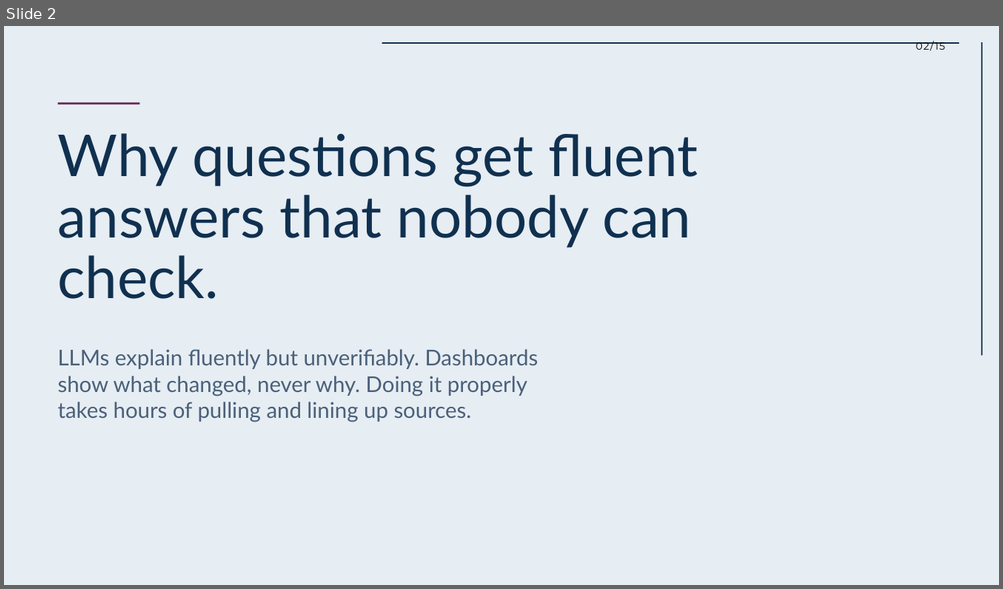
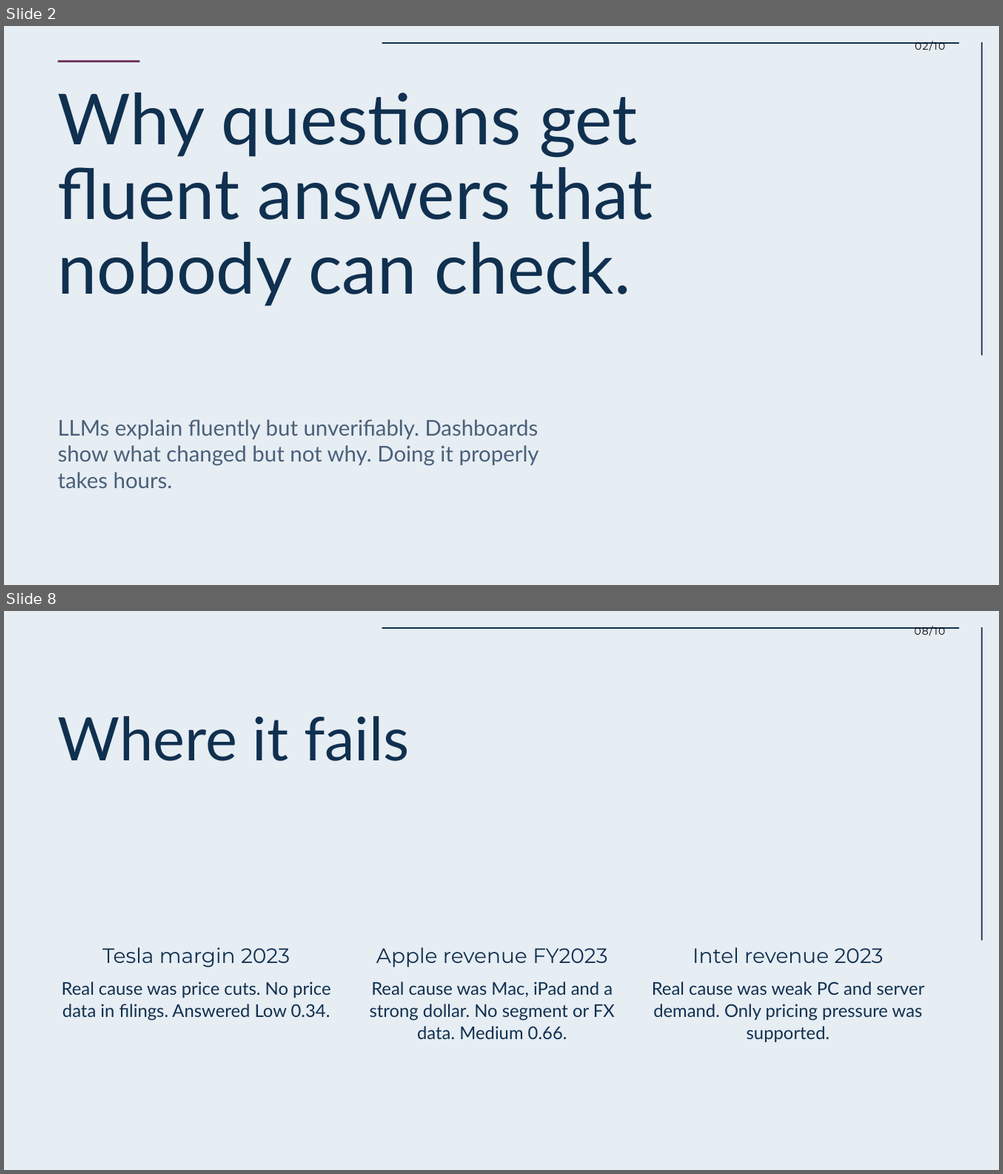
Before and after one commit to OlsOls4/because, a slide deck: docs/deck/Because-deck.pptx. Shown one above the other, each under a label of ours: slide 2 before the commit, slides 2 and 8 after it; the slides between them are not shown. The pictures are 1003x589 and 1003x1174 pixels, drawn with LibreOffice and Linux fonts; fonts in the diff are those of the drawing. Boxes give left, top, right and bottom in pixels: in the first picture for what was removed or moved away, otherwise in the second. Text is boxed around its words. In the diff, an @@ line names an element or a change of style, - is before the commit and + after.

```diff
--- a/docs/deck/Because-deck.pptx
+++ b/docs/deck/Because-deck.pptx
@@ slide 8 added at bbox=[4, 611, 999, 1170], background #E6EDF3 @@
@@ rectangle added at bbox=[382, 627, 959, 629], fill #10304F @@
@@ text added at bbox=[914, 626, 945, 636], 10 pt, text #000000 @@
+08/10
@@ rectangle added at bbox=[981, 627, 982, 941], fill #10304F @@
@@ text added at bbox=[58, 716, 409, 761], 58 pt, text #10304F @@
+Where it fails
@@ text added at bbox=[102, 948, 290, 968], 20 pt, text #10304F @@
+Tesla margin 2023
@@ text added at bbox=[376, 948, 607, 968], 20 pt, text #10304F @@
+Apple revenue FY2023
@@ text added at bbox=[692, 948, 883, 963], 20 pt, text #10304F @@
+Intel revenue 2023
@@ text added at bbox=[62, 982, 331, 1021], 17 pt, text #10304F @@
+Real cause was price cuts. No price data in filings. Answered Low 0.34.
@@ text added at bbox=[370, 982, 614, 1039], 17 pt, text #10304F @@
+Real cause was Mac, iPad and a strong dollar. No segment or FX data. Medium 0.66.
@@ text added at bbox=[652, 982, 925, 1042], 17 pt, text #10304F @@
+Real cause was weak PC and server demand. Only pricing pressure was supported.
@@ slide 2 changed as well @@
@@ text at bbox=[914, 42, 945, 51]: text changed @@
-02/15
+02/10
@@ rectangle: place and size @@
-rectangle at bbox=[58, 103, 140, 105]
+rectangle at bbox=[58, 60, 140, 62]
@@ text "Why questions get fluent answers ...": place and size @@
-text "Why questions get fluent answers ..." at bbox=[58, 133, 697, 299]
+text "Why questions get fluent answers ..." at bbox=[58, 93, 653, 306]
@@ text "Why questions get fluent answers ..." at bbox=[58, 93, 653, 306]: size 55.8 to 68 pt @@
@@ text at bbox=[58, 420, 539, 488]: text changed @@
-LLMs explain fluently but unverifiably. Dashboards show what changed, never why. Doing it properly takes hours of pulling and lining up sources.
+LLMs explain fluently but unverifiably. Dashboards show what changed but not why. Doing it properly takes hours.
```
Also in this commit, not shown: 2 other slides changed, 6 other slides added, 12 slides removed, 4 other files.
